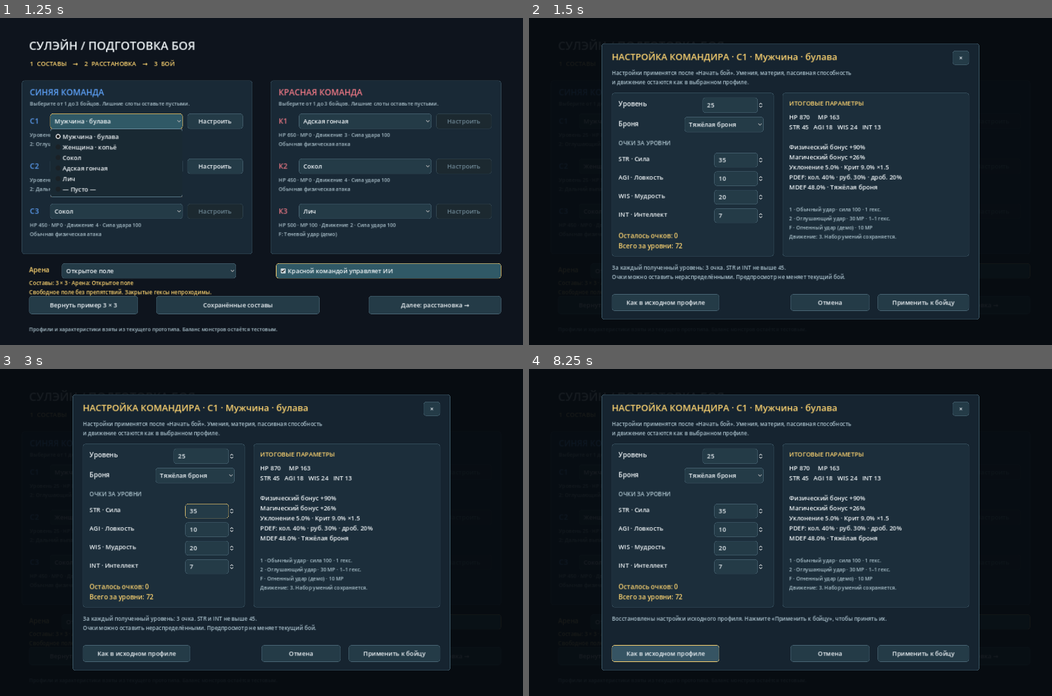
Above: before the commit, frames 1-4 (two rows, left to right).
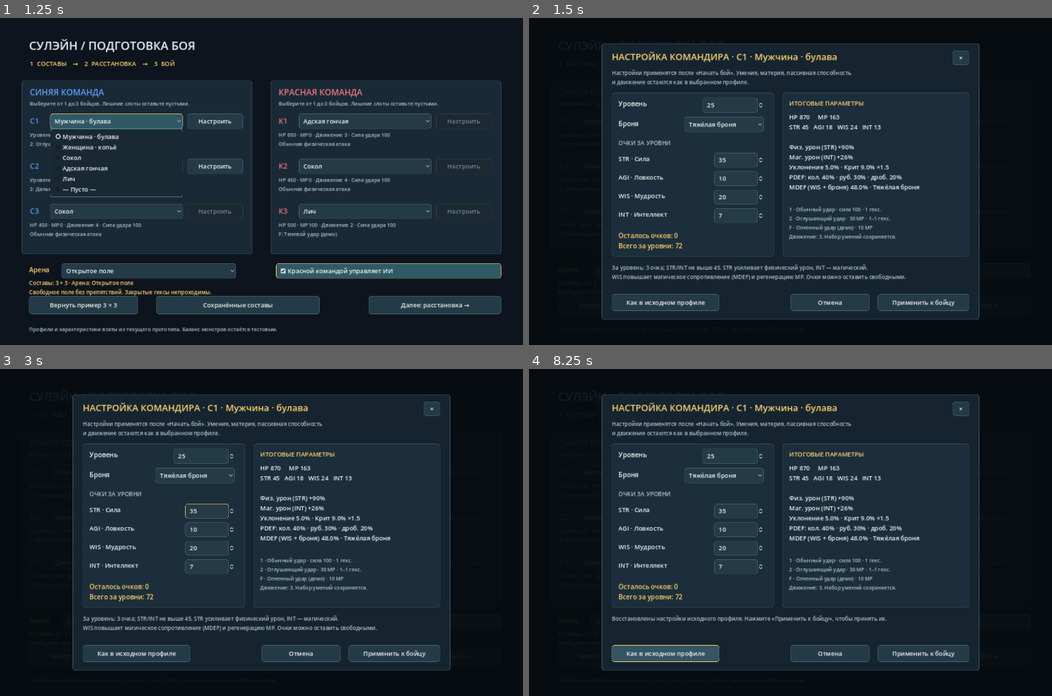
Above: after the commit, the same moments.

Repository: usbogdanov-hue/soulane
Game: Godot game, scene res://scenes/battle_demo.tscn
The game is run twice, just before and just after one commit, with the same random seed, the same clock (stepped at 60 frames per second) and the same inputs.
Inputs:
- Up to frame 1 (1.25 s): click "Мужчина · булава" at 0.5 s
- Up to frame 2 (1.5 s): click "Настроить" at 1.25 s
- Up to frame 3 (3 s): click "Женщина · копьё" at 2 s; click "Настроить" at 2.75 s
- Up to frame 4 (8.25 s): click "Сокол" at 3.5 s; click "Адская гончая" at 4.25 s; click "Сокол" at 5 s; click "Лич" at 5.75 s; click "Открытое поле" at 6.5 s; click "Красной командой управляет ИИ" at 7.25 s; click "Вернуть пример 3 × 3" at 8 s

Frame 1 is identical in both runs. In frame 2, 1.3% of the frame differs, in the area x 15-75%, y 38-81%; in frame 3, 1.3%; in frame 4, 0.5%.

Commit message:
Clarify WIS magic defense and MP regeneration descriptions

Diff:
--- a/project.godot
+++ b/project.godot
@@ -2,7 +2,7 @@
 config_version=5
 
 [application]
-config/name="Сулэйн — настройка командиров v1.12 (тест)"
+config/name="Сулэйн — настройка командиров v1.12.1 (тест)"
 config/use_custom_user_dir=true
 config/custom_user_dir_name="soulane"
 run/main_scene="res://scenes/battle_demo.tscn"
--- a/scripts/battle_demo.gd
+++ b/scripts/battle_demo.gd
@@ -726,7 +726,7 @@
     message = "Ходит %s. Выберите бойца, затем зелёный гекс или противника." % unit_label(turns.active_unit_id())
     if journal != null:
         journal.clear()
-    log_event("═══ НОВЫЙ БОЙ · v1.12 · СЦЕНАРИЙ %d/%d ═══" % [encounter_index + 1, ENCOUNTER_COUNT], "#ffdc86")
+    log_event("═══ НОВЫЙ БОЙ · v1.12.1 · СЦЕНАРИЙ %d/%d ═══" % [encounter_index + 1, ENCOUNTER_COUNT], "#ffdc86")
     log_event("Тестовая арена: %s. Закрытые гексы непроходимы." % arena_label(), "#b3d5e5")
     log_event("Управление: %s. Одно действие: движение, атака или пропуск." % control_description())
     if encounter_index == TEAM_ENCOUNTER:
@@ -1308,7 +1308,7 @@
     draw_rect(Rect2(Vector2(879, 98), Vector2(530, 735)), Color(0.12, 0.18, 0.23), true)
     draw_text(Vector2(35, 47), "СУЛЭЙН  /  РАССТАНОВКА" if preparing else "СУЛЭЙН  /  КОМАНДНЫЙ БОЙ", 27, WHITE)
     var encounter_caption: String = team_size_caption() if encounter_index == TEAM_ENCOUNTER else "ДУЭЛЬ"
-    var heading: String = "v1.12 · %s · %s · СИНИЕ СЛЕВА, КРАСНЫЕ СПРАВА" % [team_size_caption(), arena_label()] if preparing else "v1.12 · %s · %s · T — СЦЕНАРИЙ %d/5" % [encounter_caption, arena_label(), encounter_index + 1]
+    var heading: String = "v1.12.1 · %s · %s · СИНИЕ СЛЕВА, КРАСНЫЕ СПРАВА" % [team_size_caption(), arena_label()] if preparing else "v1.12.1 · %s · %s · T — СЦЕНАРИЙ %d/5" % [encounter_caption, arena_label(), encounter_index + 1]
     draw_text(Vector2(36, 78), heading, 16, MUTED)
 
     for r in range(board.rows):
--- a/scripts/commander_editor_ui.gd
+++ b/scripts/commander_editor_ui.gd
@@ -70,6 +70,8 @@
         var y: float = 165 + index * 51
         _label(controls, key + " · " + POINT_NAMES[key], Vector2(18, y + 4), Vector2(248, 32), 17)
         var spin := _spin(controls, "Points_" + key, Vector2(282, y), Vector2(136, 40), 0, 2994)
+        if key == "WIS":
+            spin.tooltip_text = "WIS повышает магическую защиту (MDEF) и регенерацию MP в конце собственного хода."
         spin.value_changed.connect(_on_points_changed.bind(key))
         point_spins[key] = spin
     remaining_label = _label(controls, "", Vector2(18, 380), Vector2(400, 60), 18, GOLD)
@@ -118,14 +120,14 @@
         spin.max_value = maxi(0, maximum)
         spin.set_value_no_signal(int(options[key]))
     remaining_label.text = "Осталось очков: %d\nВсего за уровни: %d" % [unspent, 3 * (int(options.level) - 1)]
-    preview_label.text = "HP %d     MP %d\nSTR %d   AGI %d   WIS %d   INT %d\n\nФизический бонус +%.0f%%\nМагический бонус +%.0f%%\nУклонение %.1f%% · Крит %.1f%% ×%.1f\nPDEF: кол. %.0f%% · руб. %.0f%% · дроб. %.0f%%\nMDEF %.1f%% · %s" % [
+    preview_label.text = "HP %d     MP %d\nSTR %d   AGI %d   WIS %d   INT %d\n\nФиз. урон (STR) +%.0f%%\nМаг. урон (INT) +%.0f%%\nУклонение %.1f%% · Крит %.1f%% ×%.1f\nPDEF: кол. %.0f%% · руб. %.0f%% · дроб. %.0f%%\nMDEF (WIS + броня) %.1f%% · %s" % [
         values.hp, values.mp, stats.STR, stats.AGI, stats.WIS, stats.INT,
         values.physical_bonus, values.magic_bonus, values.evasion, values.crit,
         base_stats.commander.critical_multiplier(), physical.get(0, values.pdef),
         physical.get(1, values.pdef), physical.get(2, values.pdef),
         values.mdef, ARMOR_NAMES[int(options.armor)]]
     _ability_label.text = _ability_text()
-    status_label.text = _notice if not _notice.is_empty() else "За каждый полученный уровень: 3 очка. STR и INT не выше 45.\nОчки можно оставить нераспределёнными. Предпросмотр не меняет текущий бой."
+    status_label.text = _notice if not _notice.is_empty() else "За уровень: 3 очка; STR/INT не выше 45. STR усиливает физический урон, INT — магический.\nWIS повышает магическое сопротивление (MDEF) и регенерацию MP. Очки можно оставить свободными."
     status_label.add_theme_color_override("font_color", MUTED)
     status_label.size = Vector2(984, 63)
     preview_label.size = Vector2(478, 248)
Not shown, changed: AGENTS.md
Not shown, changed: CHANGELOG.md
Not shown, changed: docs/CHAT_CONTEXT.md
